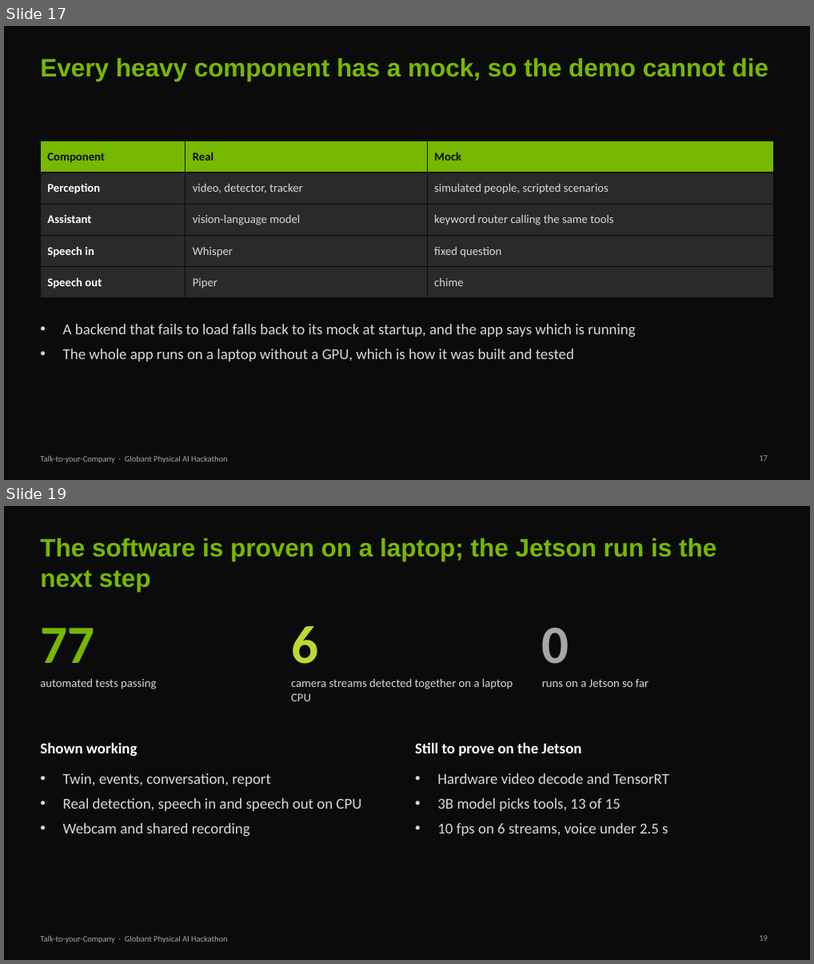
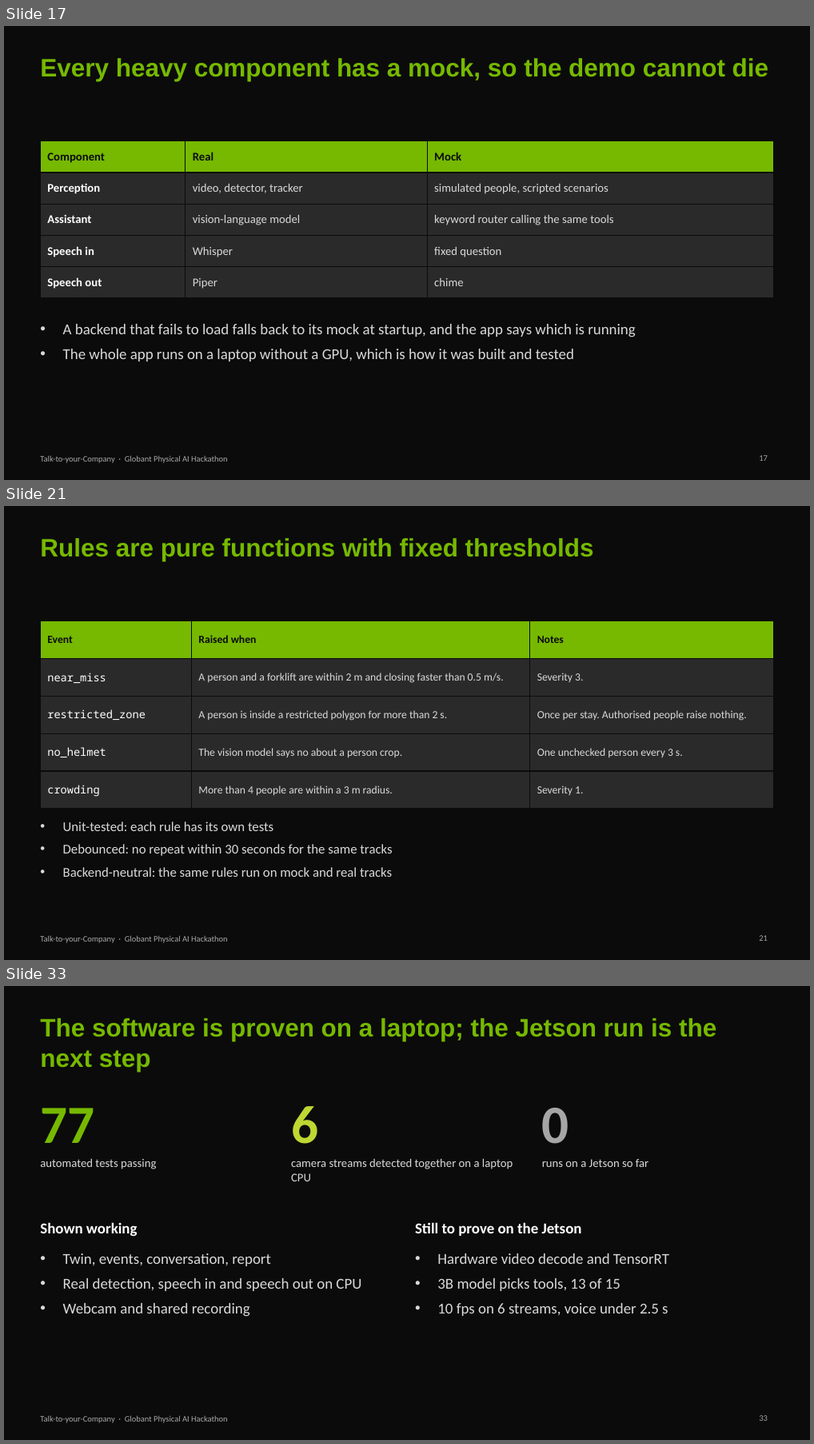
Before and after one commit to Yash-Kavaiya/talk-to-your-company, a slide deck: presentation/talk-to-your-company.pptx. Shown one above the other, each under a label of ours: slides 17 and 19 before the commit, slides 17, 21 and 33 after it; the slides between them are not shown. The pictures are 814x964 and 814x1444 pixels, drawn with LibreOffice and Linux fonts; fonts in the diff are those of the drawing. Boxes give left, top, right and bottom in pixels: in the first picture for what was removed or moved away, otherwise in the second. Text is boxed around its words. In the diff, an @@ line names an element or a change of style, - is before the commit and + after.

```diff
--- a/presentation/talk-to-your-company.pptx
+++ b/presentation/talk-to-your-company.pptx
@@ slide 21 added at [4, 506, 810, 960], background #0B0B0B; not listed: 1 template element that a slide beside it also shows @@
@@ title added at [40, 538, 594, 561], 30 pt, text #76B900, bold @@
+Rules are pure functions with fixed thresholds
@@ table added at [40, 621, 774, 800], 5 rows, 3 columns @@
+Event | Raised when | Notes
+near_miss | A person and a forklift are within 2 m and closing faster than 0.5 m/s. | Severity 3.
+restricted_zone | A person is inside a restricted polygon for more than 2 s. | Once per stay. Authorised people raise nothing.
+no_helmet | The vision model says no about a person crop. | One unchecked person every 3 s.
+crowding | More than 4 people are within a 3 m radius. | Severity 1.
@@ text added at [63, 821, 392, 876], 16 pt, text #D9D9D9 @@
+• Unit-tested: each rule has its own tests
+• Debounced: no repeat within 30 seconds for the same tracks
+• Backend-neutral: the same rules run on mock and real tracks
@@ page number added at [759, 935, 768, 940], 10 pt, text #A6A6A6 @@
+21
@@ what was slide 19 is now slide 33 @@
```
Also in this commit, not shown: 1 slide changed, 13 other slides added, 7 other files.
